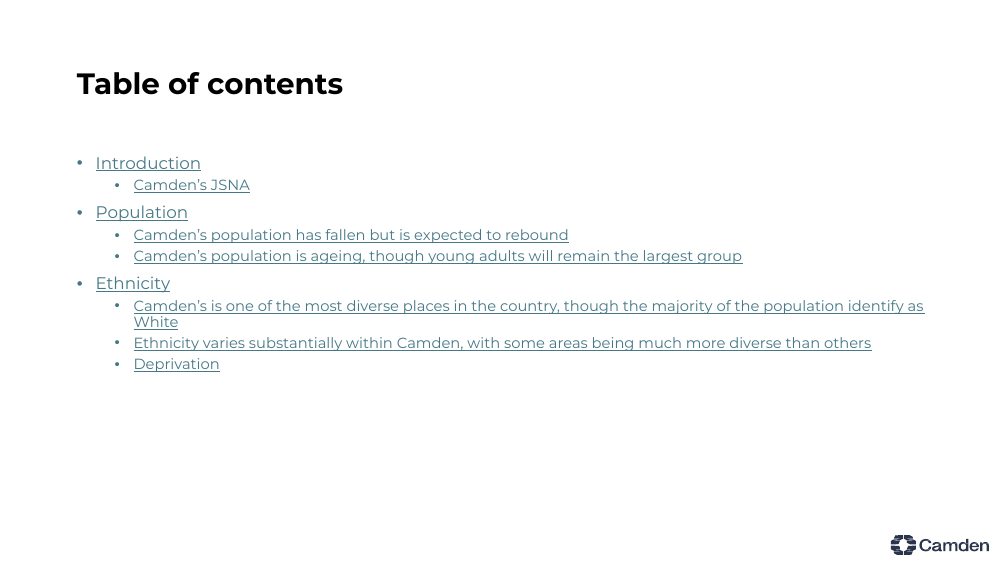
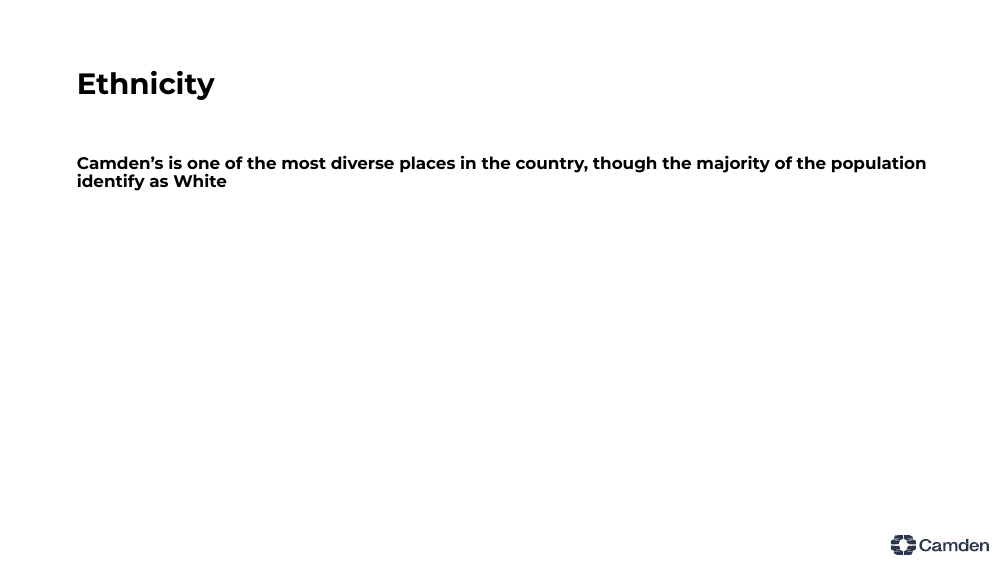
Before and after one commit to camden-phi/jsna_hub, a slide deck: slide 7 of posts/demographics/index.pptx (slide 2 before the commit). Drawn at 1008x567 pixels with LibreOffice and Linux fonts; fonts in the diff are those of the drawing. Boxes give left, top, right and bottom in pixels: in the first picture for what was removed or moved away, otherwise in the second. Text is boxed around its words. In the diff, an @@ line names an element or a change of style, - is before the commit and + after.

```diff
--- a/posts/demographics/index.pptx
+++ b/posts/demographics/index.pptx
@@ title at bbox=[77, 71, 215, 100]: text changed @@
-Table of contents
+Ethnicity
@@ text "Camden’s is one of the ..." at bbox=[77, 155, 927, 191]: size 14 to 16 pt, text colour #467886 to #000000, bold on, underline off; bullet • to none; list level 2 to 1 in "Camden’s is one of the ..." @@
@@ text at bbox=[96, 156, 742, 293]: paragraphs removed @@
-• Introduction
-  • Camden’s JSNA
-• Population
-  • Camden’s population has fallen but is expected to rebound
-  • Camden’s population is ageing, though young adults will remain the largest group
-• Ethnicity
@@ text at bbox=[134, 337, 871, 372]: paragraphs removed @@
-  • Ethnicity varies substantially within Camden, with some areas being much more diverse than others
-  • Deprivation
```
Also in this commit, not shown: 7 other slides changed, 4 slides added, 4 slides removed, 42 other files.
